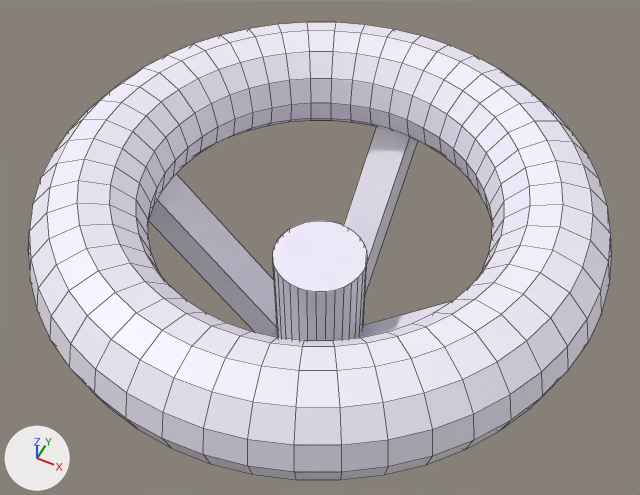
The Blender file Models/Ventil.blend as it was, and as the next commit left it.
Before and after are seen from a camera (50 mm lens) standing at (1.21, -2.43, 4.16) and looking at (-0.08, 0.15, 0.94). Arrows for +X, +Y and +Z are at lower left; the lights stay in place. Mesh edges are drawn as thin lines.
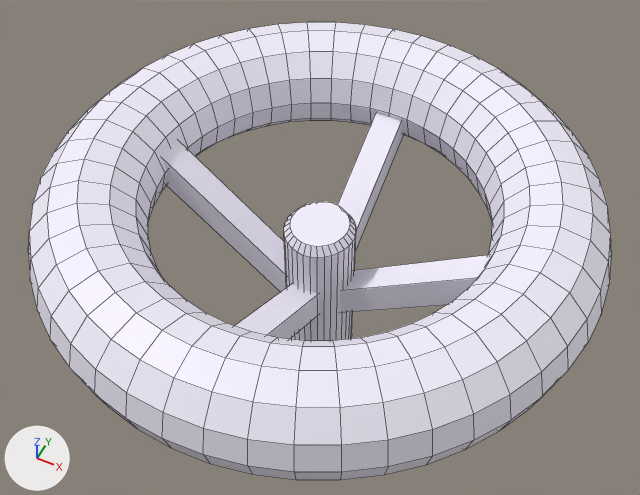
The newer file is also rescaled (x1.347), turned or shifted as a whole; pictures and numbers use the older file's frame.

Location of each change, (x1, y1, x2, y2) in pixels of the pictures (640 x 495 px):
part 1 of me_cube_004, built on: before (148, 126, 452, 341); after (162, 113, 489, 341)

The change, as a diff of the scene's bpy script:
```diff
--- a/Models/Ventil.blend.py
+++ b/Models/Ventil.blend.py
@@ me_cube_004 @@
 # used by ob_cube_003; location = (0.577, -0.009, 0.807); rotation_euler = (-0.8, 0.0, 7.854), in degrees (-46, 0, 90); scale = (0.0919, 0.673, 0.0919)
-me_cube_004.from_pydata(...)  # 672 vertices, 634 faces; spans x -13.5..13.7, y -1.4..1.7, z -3.6..19.2
+me_cube_004.from_pydata(...)  # 704 vertices, 666 faces; spans x -13.5..13.7, y -1.4..1.4, z -1.7..19.2
+# me_cube_004 part 1
+# 68 vertices are removed from x -11.5..11.8, y 0.0..1.7, z -3.6..16.5
+# 52 faces are deleted
+# 28 vertices move from x -2.3..2.3, y -1.0..1.7, z -1.5..8.2 to x -8.7..1.8, y -0.9..0.8, z 1.5..9.1
+# 80 vertices are added at x -9.4..9.5, y -0.1..1.1, z 0.6..15.6
+# 15 new vertices lie (0.0, 0.8, -5.9) away from vertices in x -1.5..2.3, y 0.0..0.4, z 6.6..9.1
+# 5 new vertices lie (0.0, 0.9, -5.9) away from vertices in x -1.7..1.9, y 0.0..0.2, z 7.1..8.7
+# 84 new faces join them
 me_cube_004.materials.append(mat_material_001)
```
